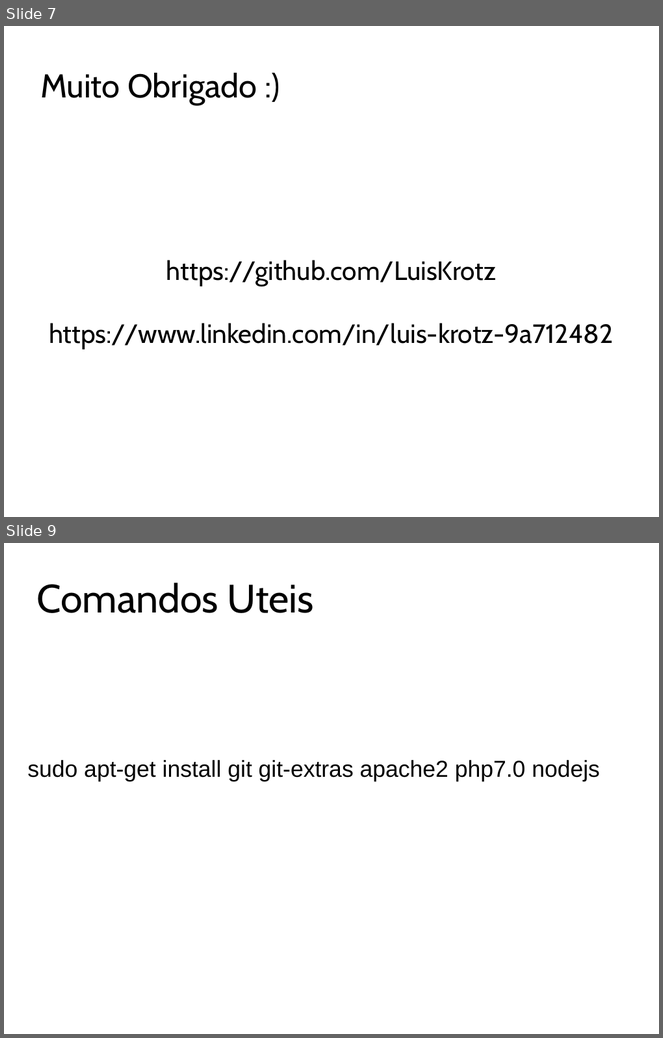
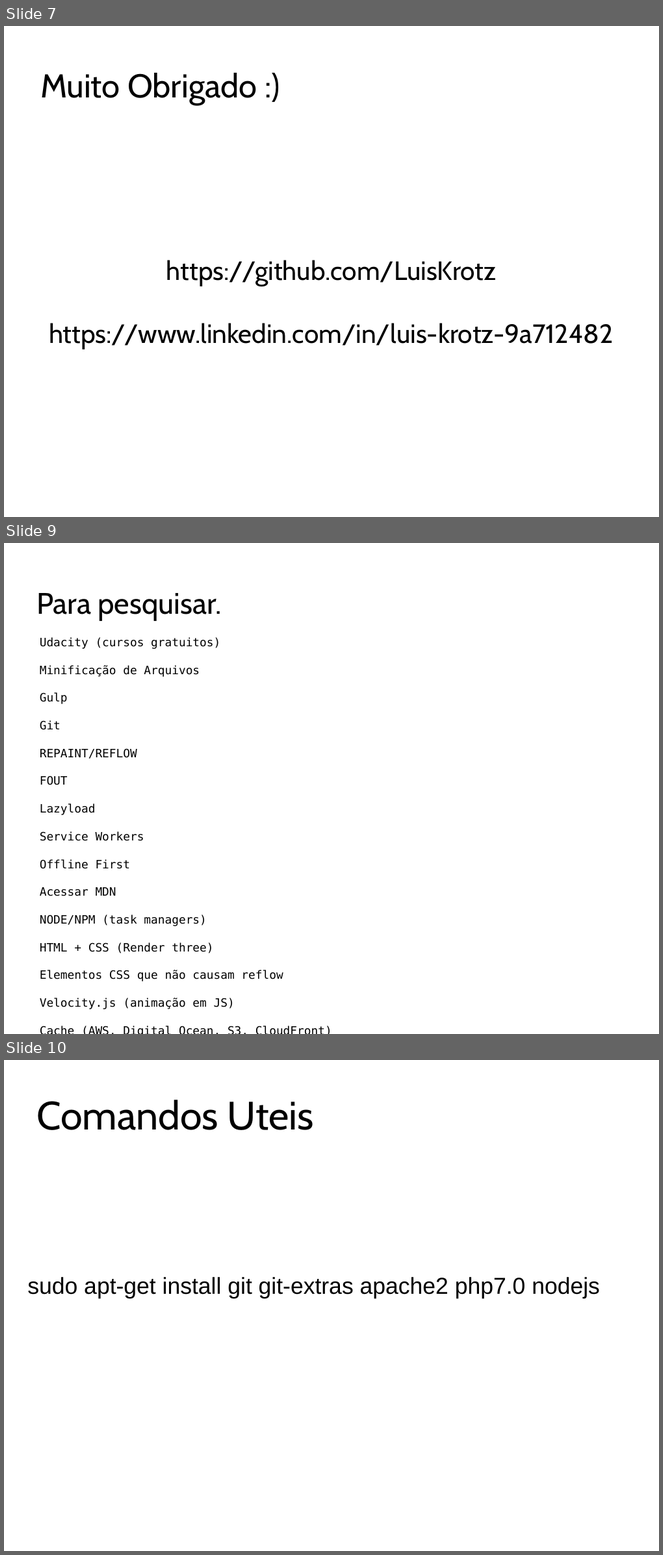
Before and after one commit to LuisKrotz/performance-presentation, a slide deck: presentation/Web-Perf-Presentation.odp. Shown one above the other, each under a label of ours: slides 7 and 9 before the commit, slides 7, 9 and 10 after it; the slides between them are not shown. The pictures are 663x1038 and 663x1555 pixels, drawn with LibreOffice and Linux fonts; fonts in the diff are those of the drawing; background and template pictures are left out. Boxes give left, top, right and bottom in pixels: in the first picture for what was removed or moved away, otherwise in the second. Text is boxed around its words. In the diff, an @@ line names an element or a change of style, - is before the commit and + after.

```diff
--- a/presentation/Web-Perf-Presentation.odp
+++ b/presentation/Web-Perf-Presentation.odp
@@ slide 9 added at <box>4,543,659,1034</box>, background #FFFFFF @@
@@ title added at <box>36,593,221,621</box>, 36 pt, text #000000 @@
+Para pesquisar.
@@ text added at <box>40,637,283,1010</box>, 14 pt, text #000000 @@
+Udacity (cursos gratuitos)
+Minificação de Arquivos
+Gulp
+Git
+REPAINT/REFLOW
+FOUT
+Lazyload
+Service Workers
+Offline First
+Acessar MDN
+NODE/NPM (task managers)
+HTML + CSS (Render three)
+Elementos CSS que não causam reflow
+Velocity.js (animação em JS)
+Cache (AWS, Digital Ocean, S3, CloudFront)
@@ what was slide 9 is now slide 10 @@
```
Also in this commit, not shown: 1 slide changed, 1 other file.
